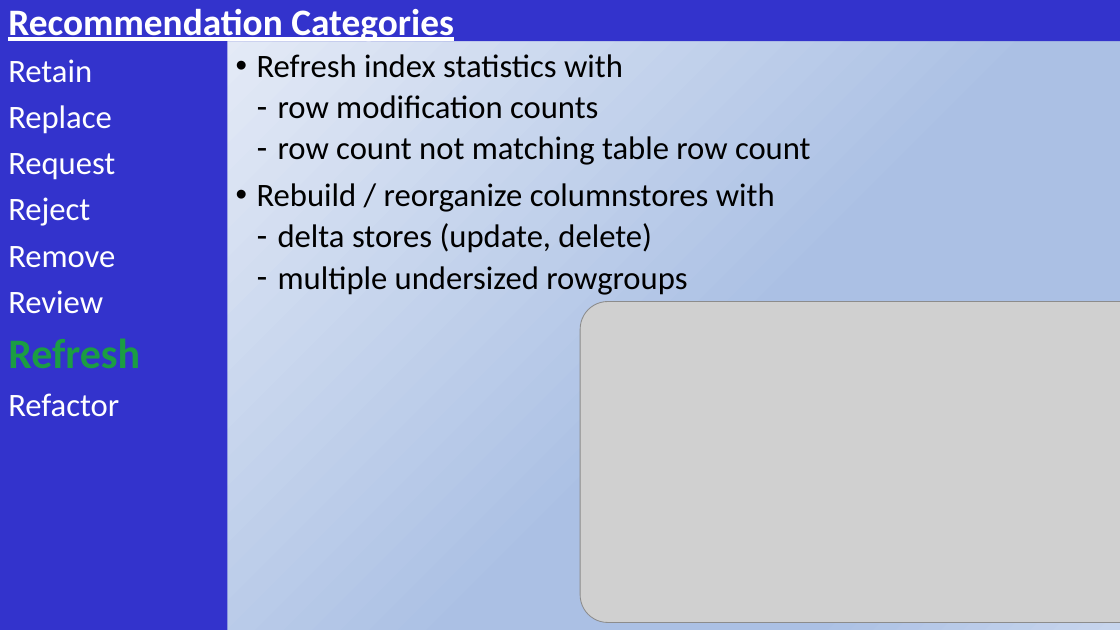
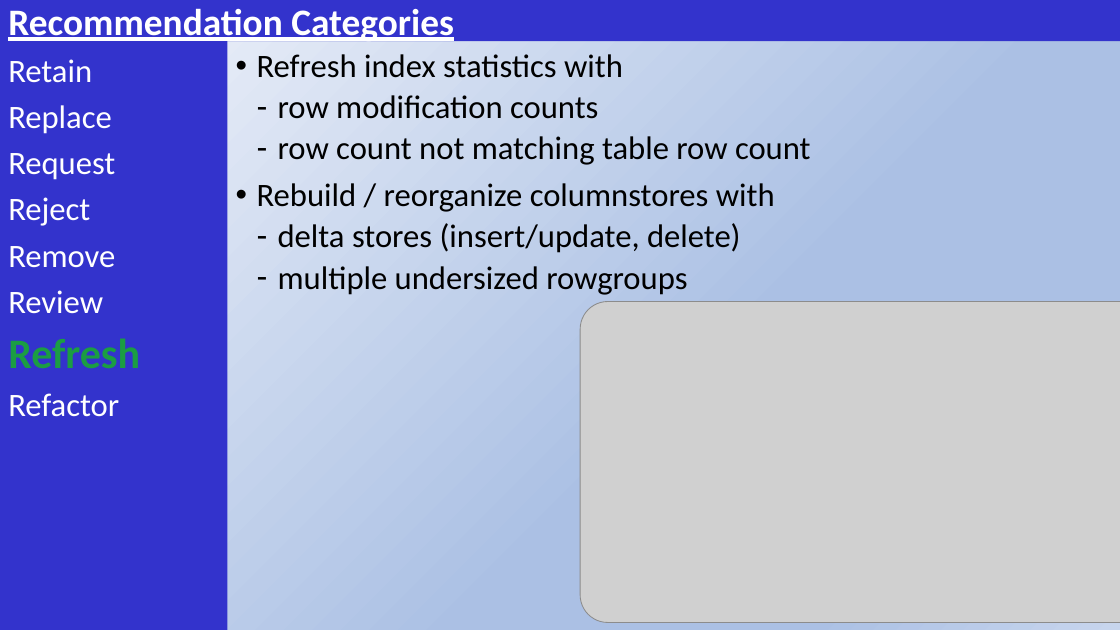
Before and after one commit to SQLXL/SQLXL, a slide deck: slide 29 of SQLXL_Index SQL Saturday South Florida 2025.pptx. Drawn at 1120x630 pixels with LibreOffice and Linux fonts; fonts in the diff are those of the drawing; grey boxes stand for pictures. Boxes give left, top, right and bottom in pixels: in the first picture for what was removed or moved away, otherwise in the second. Text is boxed around its words. In the diff, an @@ line names an element or a change of style, - is before the commit and + after.

```diff
--- a/SQLXL_Index SQL Saturday South Florida 2025.pptx
+++ b/SQLXL_Index SQL Saturday South Florida 2025.pptx
@@ text at (278,223,741,253): text changed @@
-  ‐ delta stores (update, delete)
+  ‐ delta stores (insert/update, delete)
```
Also in this commit, not shown: 9 other slides changed, 1 slide added, 1 slide removed, 1 other file.
